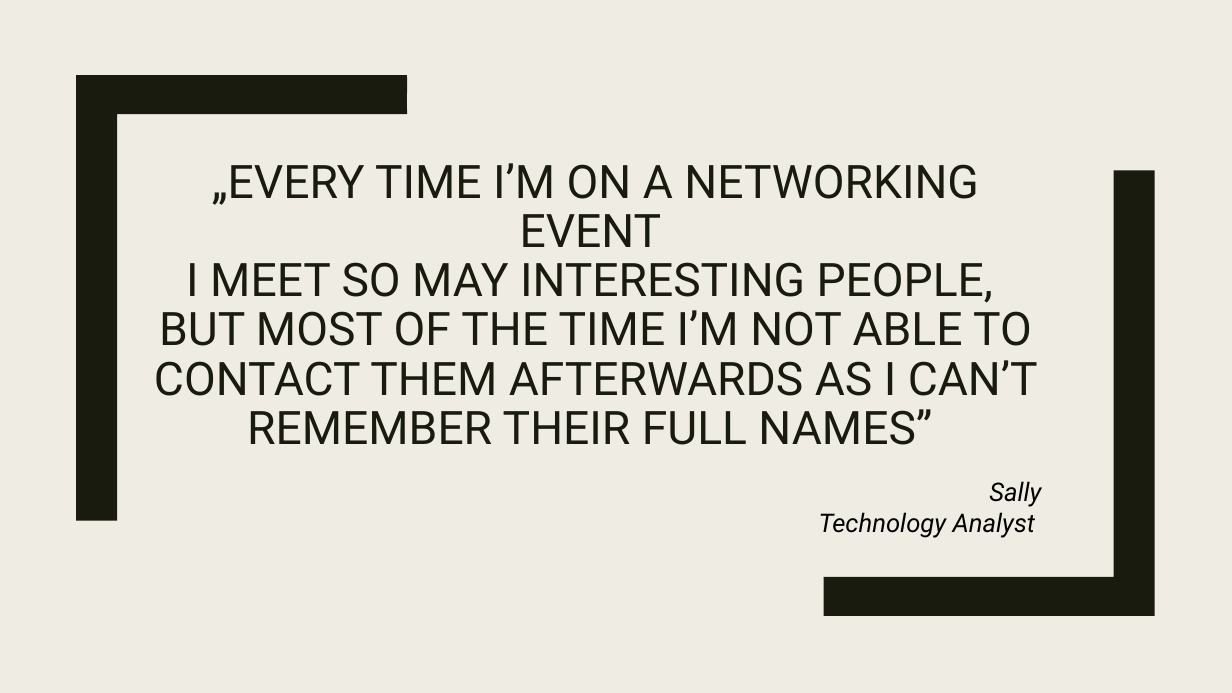
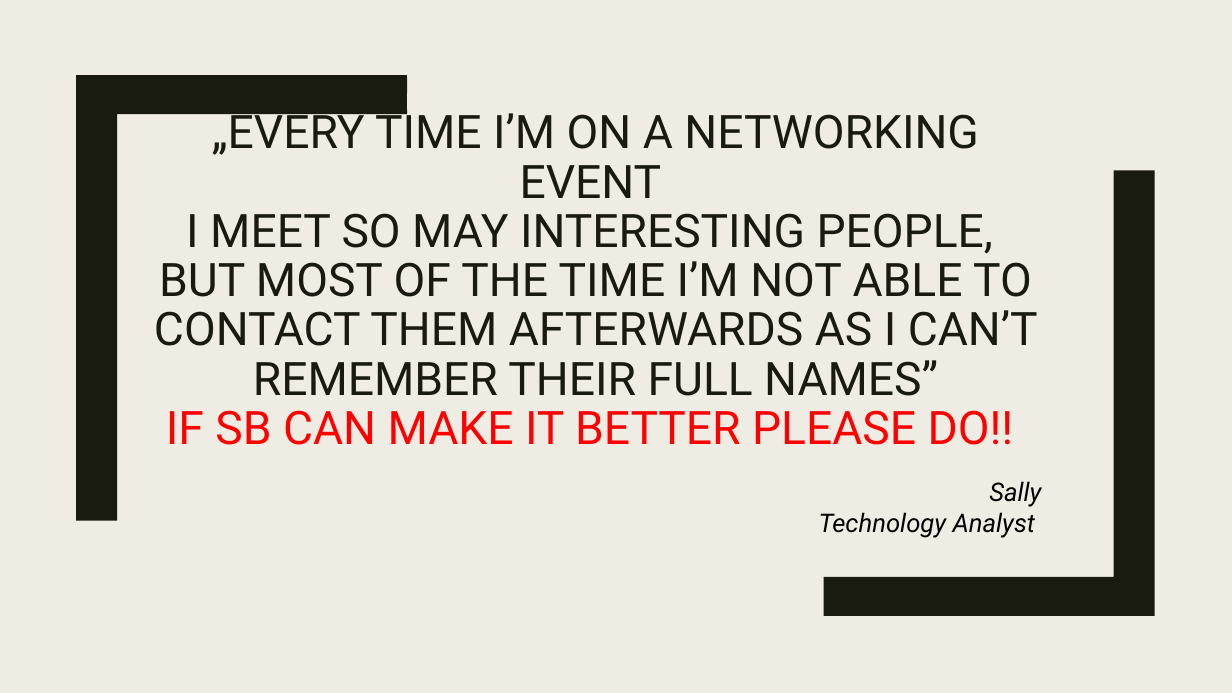
Before and after one commit to thomastianyuhe/Shakemate, a slide deck: slide 2 of Presentation.pptx. Drawn at 1232x693 pixels with LibreOffice and Linux fonts; fonts in the diff are those of the drawing. Boxes give left, top, right and bottom in pixels: in the first picture for what was removed or moved away, otherwise in the second. Text is boxed around its words. In the diff, an @@ line names an element or a change of style, - is before the commit and + after.

```diff
--- a/Presentation.pptx
+++ b/Presentation.pptx
@@ title at bbox=[154, 106, 1038, 445]: text changed @@
-„EVERY TIME I’M ON A NETWORKING EVENT
-I MEET SO MAY INTERESTING PEOPLE,
-BUT MOST OF THE TIME I’M NOT ABLE TO CONTACT THEM AFTERWARDS AS I CAN’T REMEMBER THEIR FULL NAMES”
+„EVERY TIME I’M ON A NETWORKING EVENT
+I MEET SO MAY INTERESTING PEOPLE,
+BUT MOST OF THE TIME I’M NOT ABLE TO CONTACT THEM AFTERWARDS AS I CAN’T REMEMBER THEIR FULL NAMES”
+IF SB CAN MAKE IT BETTER PLEASE DO!!
```
Also in this commit, not shown: 2 other slides changed, 2 slides added, 2 slides removed, 3 other files.
